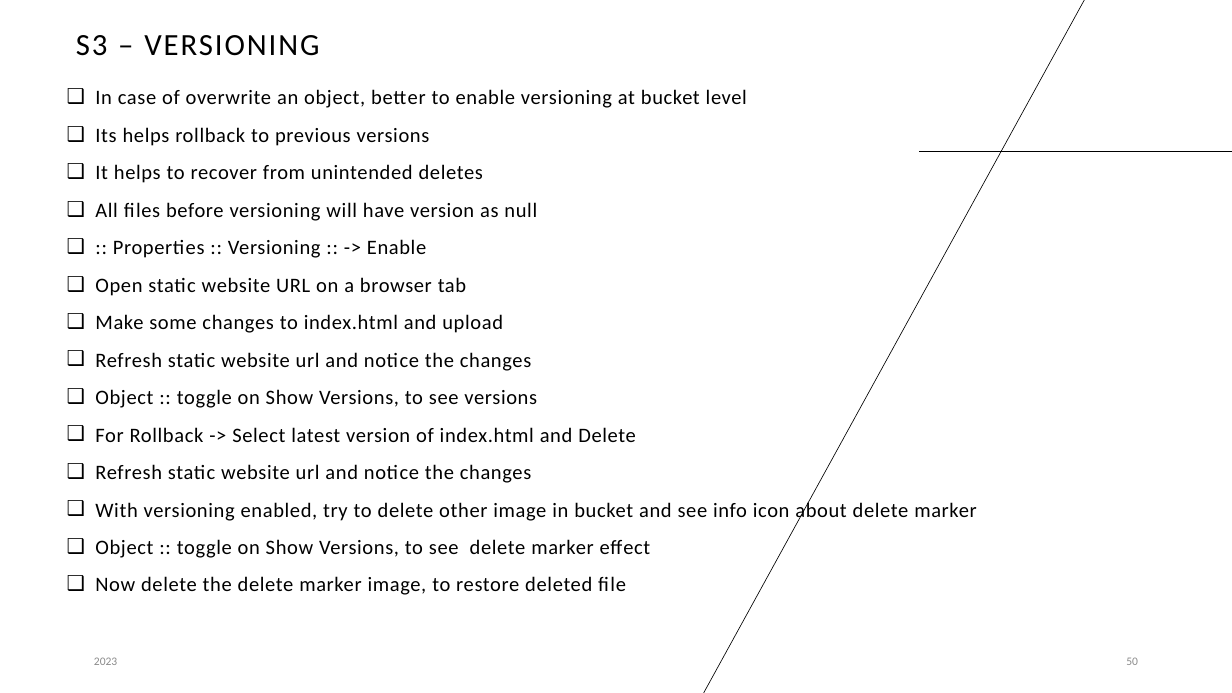
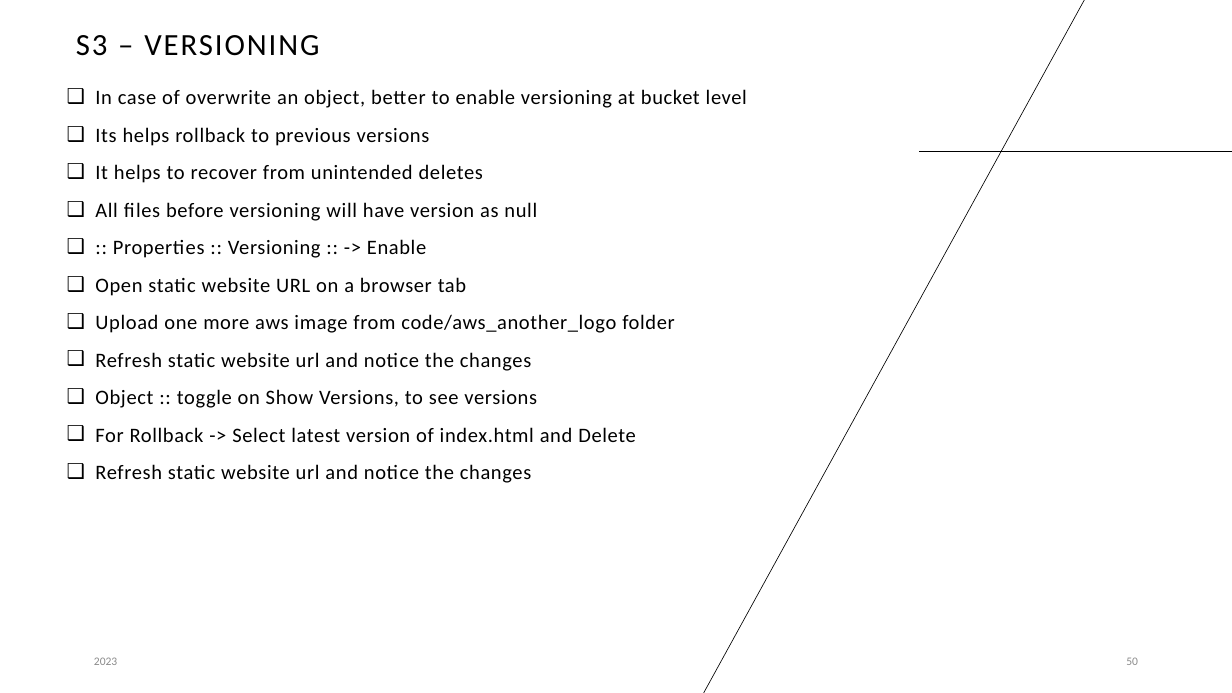
Before and after one commit to yashwant153/for_devops_sessions, a slide deck: slide 50 of cloud_learnings/cloud_learnings.pptx. Drawn at 1232x693 pixels with LibreOffice and Linux fonts; fonts in the diff are those of the drawing. Boxes give left, top, right and bottom in pixels: in the first picture for what was removed or moved away, otherwise in the second. Text is boxed around its words. In the diff, an @@ line names an element or a change of style, - is before the commit and + after.

```diff
--- a/cloud_learnings/cloud_learnings.pptx
+++ b/cloud_learnings/cloud_learnings.pptx
@@ text at (x1=95, y1=314, x2=675, y2=333): text changed @@
-❑ Make some changes to index.html and upload
+❑ Upload one more aws image from code/aws_another_logo folder
@@ text at (x1=95, y1=500, x2=976, y2=595): paragraphs removed @@
-❑ With versioning enabled, try to delete other image in bucket and see info icon about delete marker
-❑ Object :: toggle on Show Versions, to see delete marker effect
-❑ Now delete the delete marker image, to restore deleted file
```
Also in this commit, not shown: 2 other slides changed, 1 other file.
